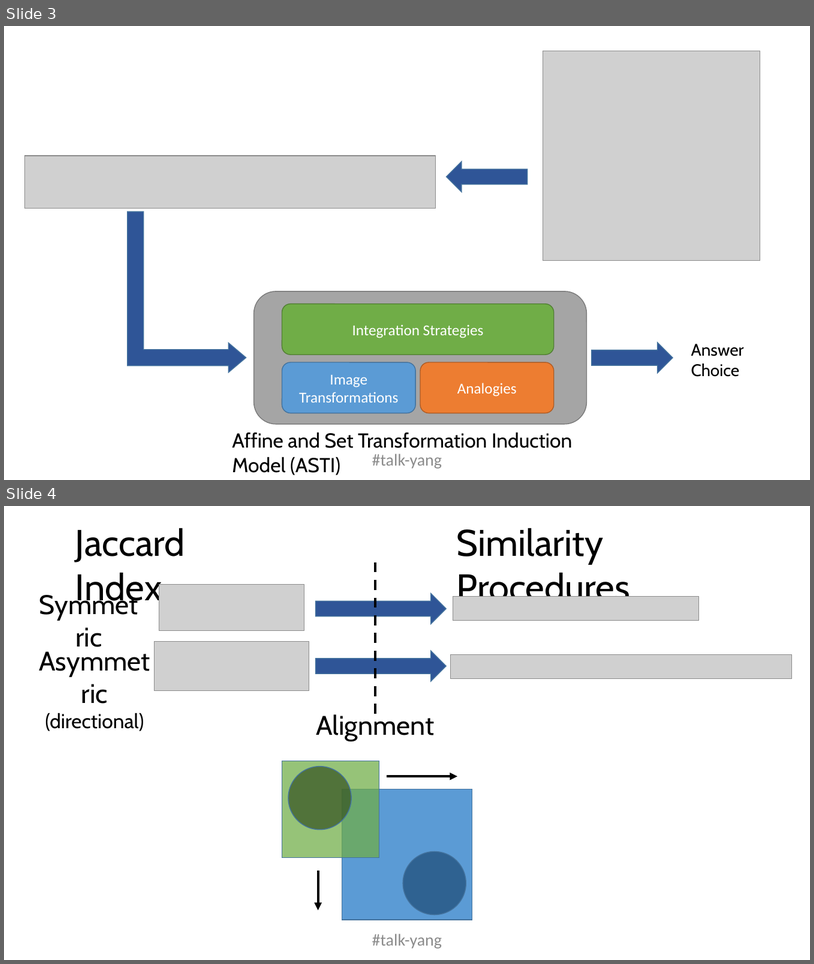
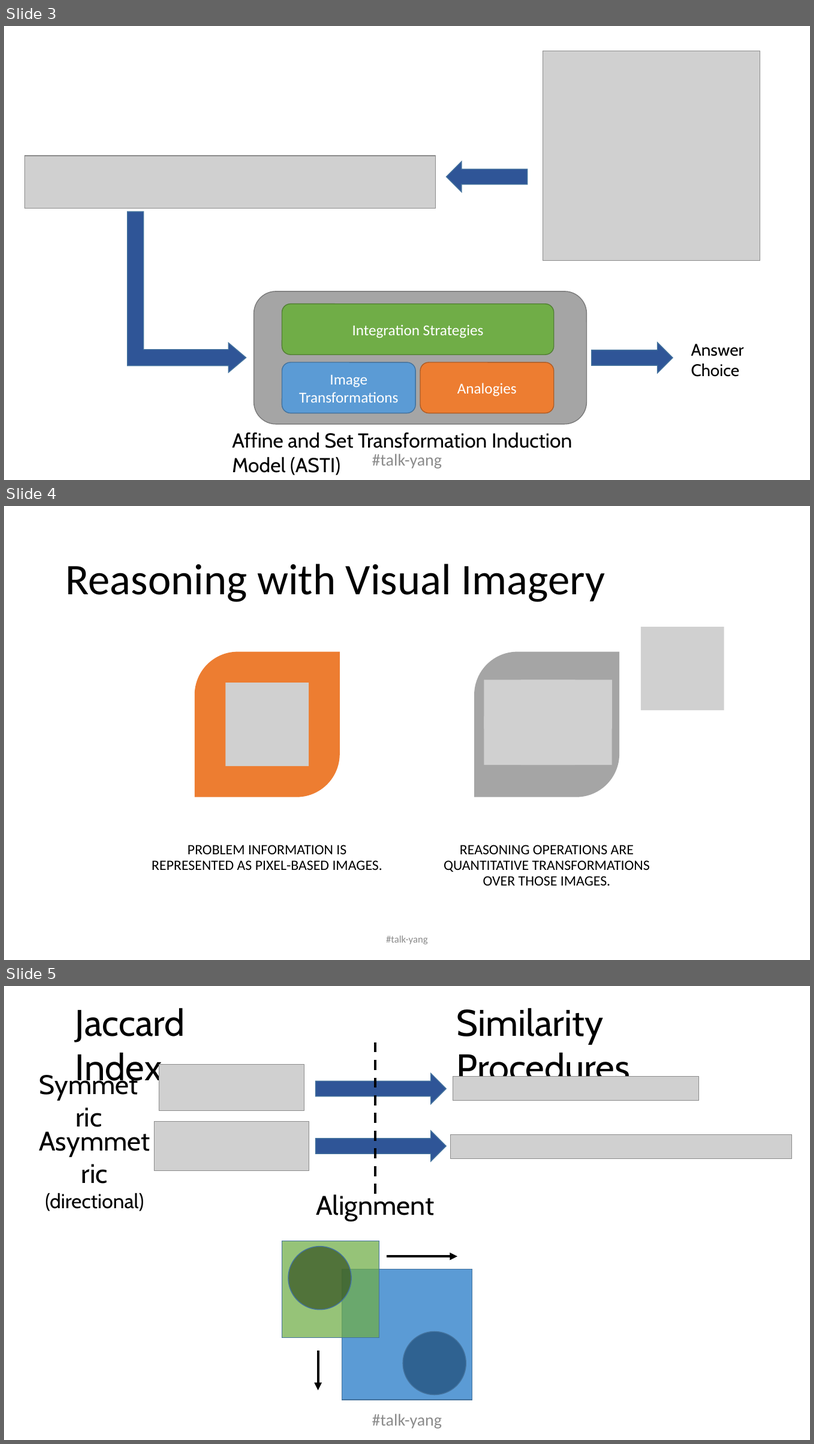
Before and after one commit to Yuan-Yang-Vandy/acs2020, a slide deck: acs2020.pptx. Shown one above the other, each under a label of ours: slides 3 and 4 before the commit, slides 3, 4 and 5 after it. The pictures are 814x964 and 814x1444 pixels, drawn with LibreOffice and Linux fonts; fonts in the diff are those of the drawing; grey boxes stand for pictures. Boxes give left, top, right and bottom in pixels: in the first picture for what was removed or moved away, otherwise in the second. Text is boxed around its words. In the diff, an @@ line names an element or a change of style, - is before the commit and + after.

```diff
--- a/acs2020.pptx
+++ b/acs2020.pptx
@@ slide 4 added at bbox=[4, 506, 810, 960], background #FFFFFF @@
@@ text added at bbox=[65, 564, 605, 602], 52 pt, text #000000 @@
+Reasoning with Visual Imagery
@@ picture added at bbox=[485, 679, 576, 729] @@
@@ picture added at bbox=[521, 679, 612, 729] @@
@@ picture added at bbox=[485, 716, 576, 765] @@
@@ picture added at bbox=[521, 716, 612, 765] @@
@@ group added at bbox=[152, 627, 725, 885]: 2 round diag rects, 2 pictures, 2 texts @@
+PROBLEM INFORMATION IS REPRESENTED AS PIXEL-BASED IMAGES.
+REASONING OPERATIONS ARE QUANTITATIVE TRANSFORMATIONS OVER THOSE IMAGES.
@@ text added at bbox=[386, 935, 428, 944], 12 pt, text #8C8C8C @@
+#talk-yang
@@ what was slide 4 is now slide 5 @@
```
Also in this commit, not shown: 15 slides changed, 1 slide removed, 1 other file.
